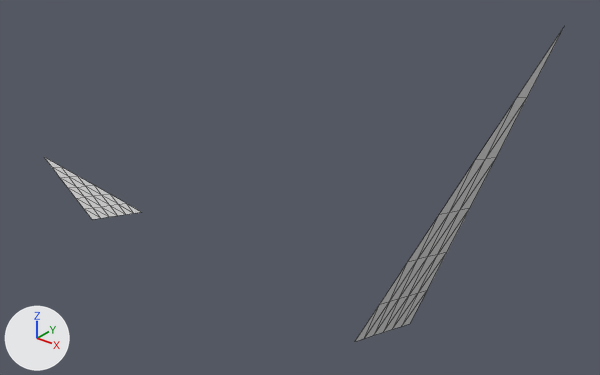
The glTF model public/assets/skullbase-v3/tb_triangle_middle.glb, before and after one commit.
Camera for both pictures: a 50 mm camera at (30.4, -35.4, 22.5) aimed at (4.5, -3.1, 2.4). Every picture has the same lights, and +X, +Y and +Z are marked at lower left. The older version comes first. Mesh edges are drawn as thin lines. Where no turn or scale is listed for an object, it has been applied to the vertices. Vertices at exactly the same position are counted once.

In view in the first picture: 'L', 'R'.
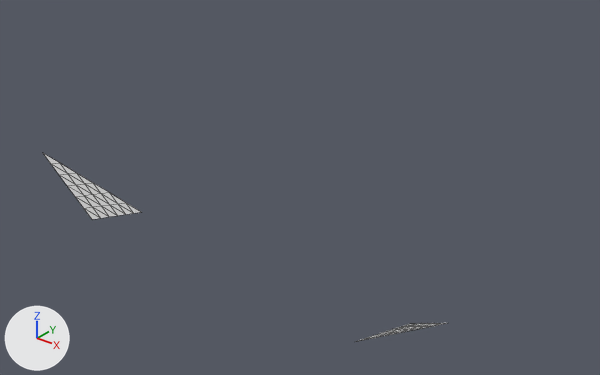
Where the newer file only moved an object's origin or applied its transform, the numbers keep the older frame.

What the commit changed:
me_l is used by ob_l; location (-12.68, -4.1, -2.31).
me_l had 28 vertices, 36 faces and spanned x -2.34..2.34, y -2.24..2.24, z -2.25..2.25.
me_l now has 28 vertices, 36 faces and spans x -2.54..2.34, y -2.24..2.24, z -2.25..2.51.
me_l part 1: 21 of 28 vertices moved; they spanned x -2.34..1.56, y -2.21..1.52, z -1.5..2.25 and now span x -2.54..1.53, y -2.2..1.53, z -1.46..2.51; mean shift (-0.09, 0.02, 0.12); largest move (-2.34, -2.07, 2.25) -> (-2.54, -2.02, 2.51).
me_r is used by ob_r; location (14.68, -3.58, 4.7).
me_r had 28 vertices, 36 faces and spanned x -4.7..4.7, y -2.9..2.9, z -10.0..10.0.
me_r now has 28 vertices, 36 faces and spans x -4.7..0.4, y -1.8..2.9, z -10.0..-5.7.
me_r part 2: the 1 vertex in x 4.7, y -2.9, z 10.0 is moved by (-4.3, 1.6, -15.6).
me_r part 3: all 2 vertices in x 3.1..3.2, y -2.7..-1.9, z 6.6..6.8 are moved by (-3.6, 1.3, -13.0).
me_r part 4: all 3 vertices in x 1.6..1.8, y -2.5..-1.0, z 3.3..3.7 are moved by (-2.8, 1.0, -10.4).
me_r part 5: all 4 vertices in x 0.0..0.3, y -2.3..0.0, z 0.0..0.5 are moved by (-2.1, 0.8, -7.8).
me_r part 6: all 5 vertices in x -1.6..-1.1, y -2.1..1.0, z -3.3..-2.6 are moved by (-1.4, 0.5, -5.2).
me_r part 7: all 6 vertices in x -3.1..-2.6, y -1.9..1.9, z -6.6..-5.7 are moved by (-0.7, 0.3, -2.6).

Pixel boxes (x1, y1, x2, y2) of what changed, in the pictures (600 x 375 px; the box of a moved part takes in the faces that stretch with it):
'R', reshaped (56% narrower, 94% shorter)
    before: (355, 27, 564, 341)
    after: (355, 323, 446, 342)
'L', reshaped (8% taller)
    before: (45, 158, 141, 219)
    after: (43, 153, 141, 219)
part 2 of me_r, moved or reshaped
    before: (517, 27, 564, 98)
    after: (434, 323, 446, 326)
part 3 of me_r, moved or reshaped
    before: (476, 97, 527, 160)
    after: (418, 323, 440, 329)
part 4 of me_r, moved or reshaped
    before: (440, 158, 496, 214)
    after: (400, 323, 433, 333)
part 5 of me_r, moved or reshaped
    before: (408, 209, 469, 262)
    after: (385, 323, 427, 336)
part 6 of me_r, moved or reshaped
    before: (380, 252, 447, 304)
    after: (370, 323, 421, 339)
part 7 of me_r, moved or reshaped
    before: (355, 291, 427, 341)
    after: (355, 324, 413, 342)
